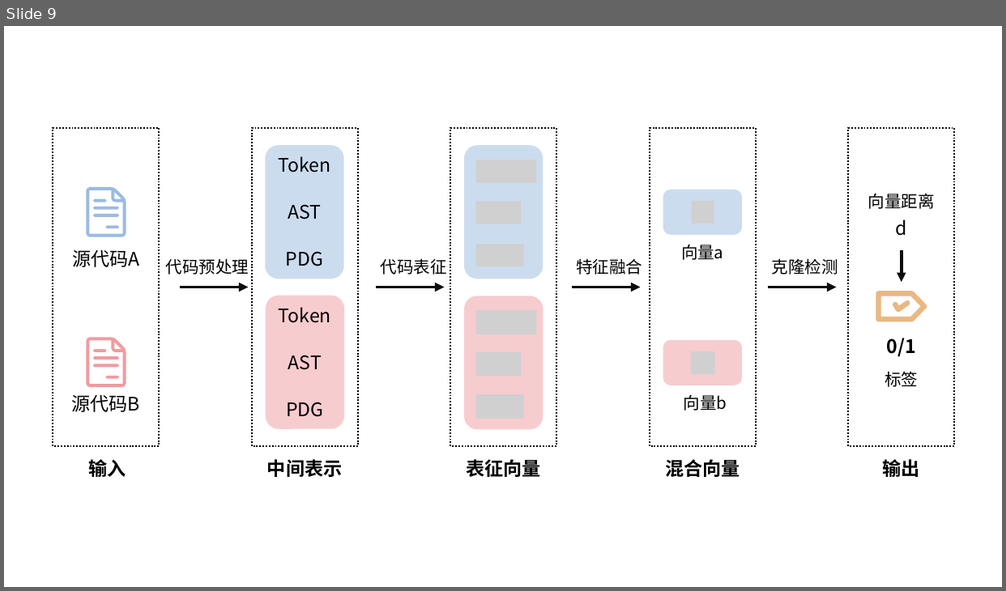
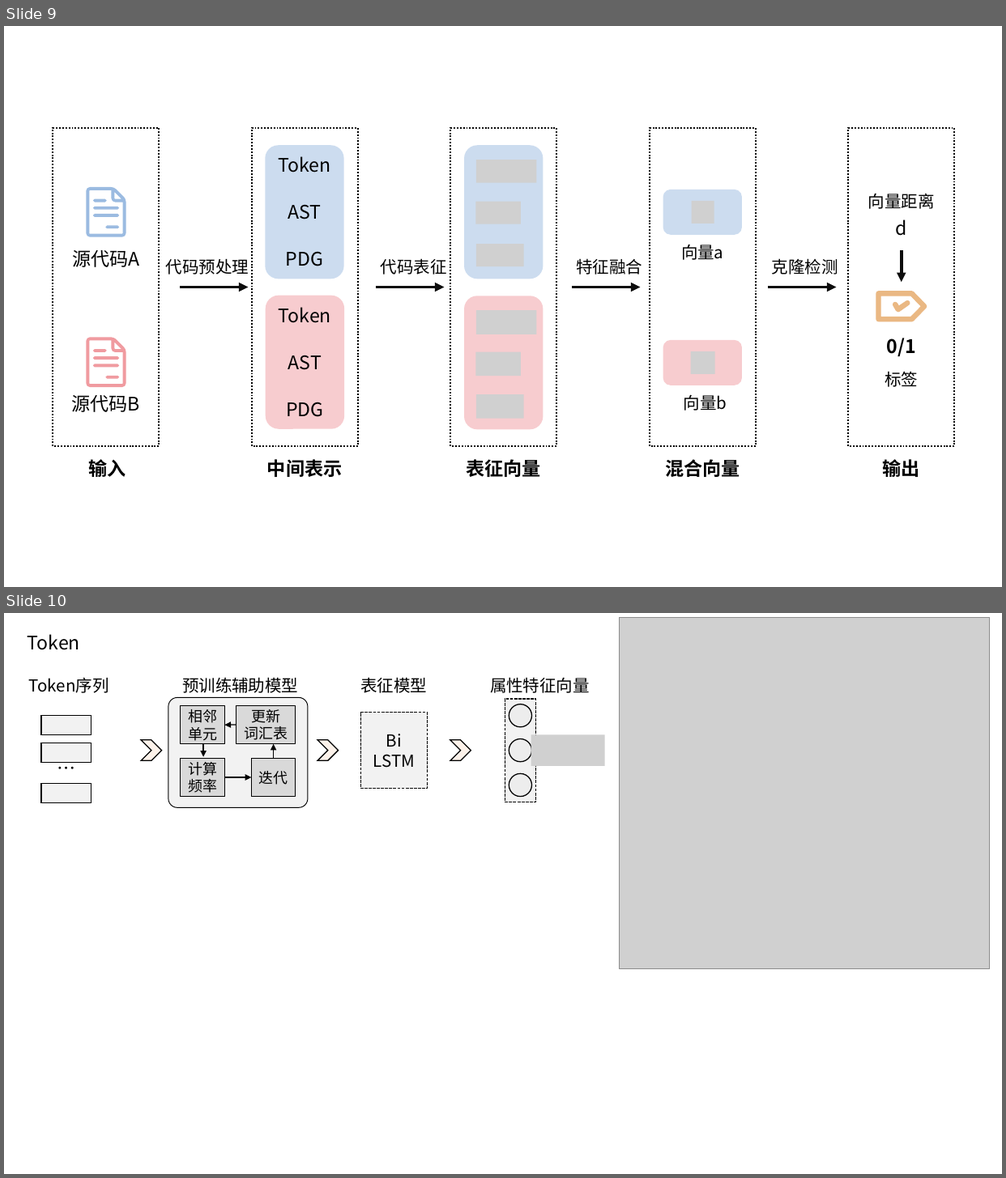
Before and after one commit to Wangdan-code/New_Graduation_Thesis, a slide deck: graduate-thesis/figures/ppt.pptx. Shown one above the other, each under a label of ours: slide 9 before the commit, slides 9 and 10 after it. The pictures are 1006x591 and 1006x1178 pixels, drawn with LibreOffice and Linux fonts; fonts in the diff are those of the drawing; grey boxes stand for pictures. Boxes give left, top, right and bottom in pixels: in the first picture for what was removed or moved away, otherwise in the second. Text is boxed around its words. In the diff, an @@ line names an element or a change of style, - is before the commit and + after.

```diff
--- a/graduate-thesis/figures/ppt.pptx
+++ b/graduate-thesis/figures/ppt.pptx
@@ slide 10 added at (4, 613, 1002, 1174), background #FFFFFF @@
@@ text added at (27, 634, 80, 650), 18 pt, text #000000 @@
+Token
@@ picture added at (620, 618, 990, 969) @@
@@ text added at (29, 678, 109, 693), 16 pt, text #000000 @@
+Token序列
@@ text added at (182, 677, 298, 693), 16 pt, text #000000 @@
+预训练辅助模型
@@ text added at (360, 677, 427, 693), 16 pt, text #000000 @@
+表征模型
@@ text added at (490, 677, 590, 693), 16 pt, text #000000 @@
+属性特征向量
@@ rounded rectangle added at (168, 697, 308, 807), fill #F2F2F2, outline #000000 0.75 pt @@
@@ rectangle added at (181, 706, 225, 744), fill #D9D9D9, outline #000000 0.75 pt, 14 pt, text #000000 @@
+相邻单元
@@ rectangle added at (236, 706, 296, 744), fill #D9D9D9, outline #000000 0.75 pt, 14 pt, text #000000 @@
+更新
+词汇表
@@ rectangle added at (505, 699, 536, 803), fill #F2F2F2, outline #000000 1 pt dashed @@
@@ ellipse added at (509, 705, 533, 727), fill #EDEDED, outline #000000 1 pt @@
@@ rectangle added at (41, 716, 91, 735), fill #F2F2F2, outline #000000 1 pt @@
@@ arrow added from (236, 725) to (225, 726), #000000 1 pt @@
@@ rectangle added at (361, 713, 428, 788), fill #F2F2F2, outline #000000 1 pt dashed, 16 pt, text #000000 @@
+Bi LSTM
@@ rectangle added at (41, 743, 91, 763), fill #F2F2F2, outline #000000 1 pt @@
@@ text added at (49, 753, 83, 783), 18 pt, text #000000 @@
+…
@@ chevron added at (141, 740, 162, 761), fill #FDF2EA, outline #000000 1 pt @@
@@ rectangle added at (181, 758, 225, 796), fill #D9D9D9, outline #000000 0.75 pt, 14 pt, text #000000 @@
+计算
+频率
@@ arrow added from (203, 744) to (203, 756), #000000 1 pt @@
@@ rectangle added at (251, 758, 296, 796), fill #D9D9D9, outline #000000 0.75 pt, 14 pt, text #000000 @@
+迭代
@@ arrow added from (274, 758) to (274, 744), #000000 1 pt @@
@@ chevron added at (317, 740, 339, 761), fill #FDF2EA, outline #000000 1 pt @@
@@ chevron added at (450, 740, 471, 761), fill #FDF2EA, outline #000000 1 pt @@
@@ ellipse added at (509, 739, 533, 762), fill #EDEDED, outline #000000 1 pt @@
@@ picture added at (531, 735, 604, 766) @@
@@ arrow added from (225, 777) to (251, 777), #000000 1 pt @@
@@ ellipse added at (509, 774, 533, 797), fill #EDEDED, outline #000000 1 pt @@
@@ rectangle added at (41, 784, 91, 803), fill #F2F2F2, outline #000000 1 pt @@
```
Also in this commit, not shown: 2 slides changed, 1 other slide added, 2 slides removed, 11 other files.
